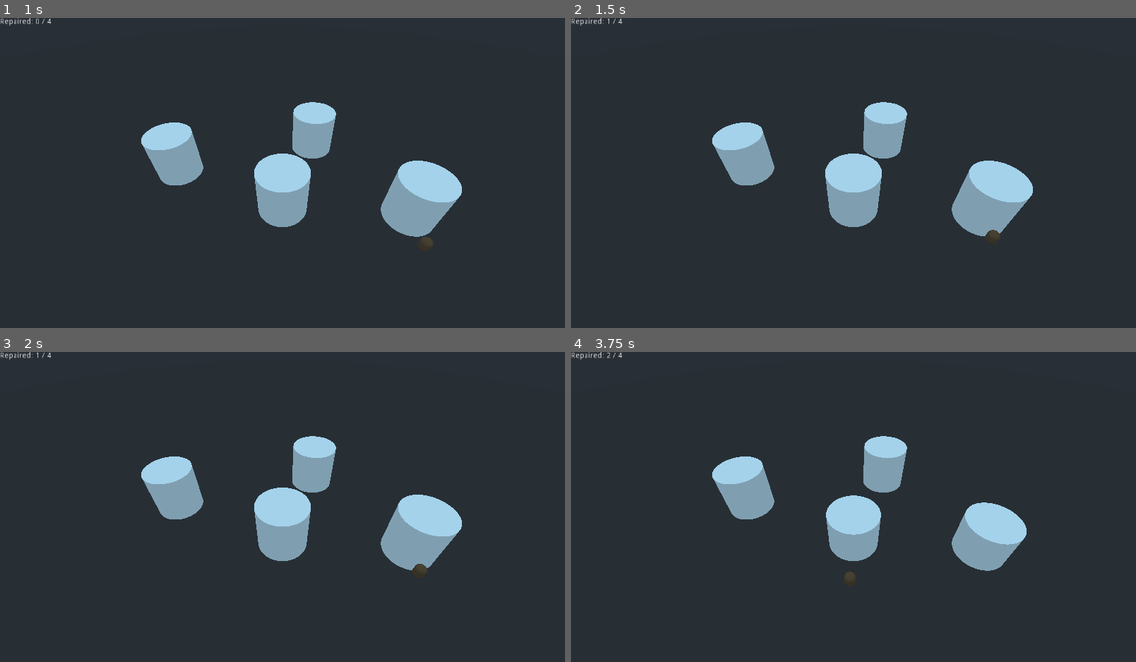
Above: before the commit, frames 1-4 (two rows, left to right).
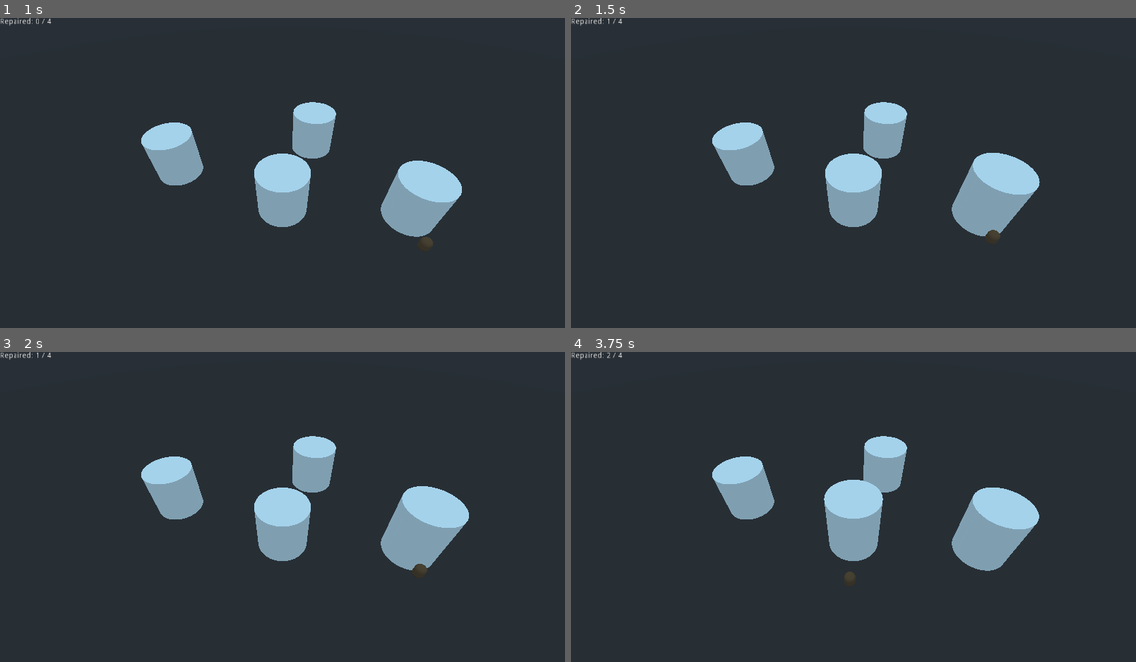
Above: after the commit, the same moments.

Repository: bmolyneaux/GGJ2020
Game: Godot game, scene res://Level/Jez Test Town.tscn
Two runs of this game, one before a commit and one after it. Both use one fixed random seed, a clock stepped at 60 frames per second and the inputs below. This scene is started directly instead of the project's main scene.
Inputs:
- Up to frame 1 (1 s): tap Enter at 0.5 s; hold W from 0.53 s (still down); tap Space at 0.6, 0.77 s
- Up to frame 2 (1.5 s): keep holding W; tap Space at 1.07, 1.35 s
- Up to frame 3 (2 s): keep holding W; tap Space at 1.52, 1.82 s
- Up to frame 4 (3.75 s): release W at 2.03 s; hold A 2.03-3.53 s; tap Space at 2.1, 2.85, 3.02, 3.32, 3.6 s; hold S from 3.53 s (still down)

Frame 1 is identical in both runs. In frame 2, 0.7% of the frame differs, in the area x 70-83%, y 43-71%; in frame 3, 0.8%; in frame 4, 2.4%, in the area x 44-83%, y 41-72%.

Commit message:
Repairables bop at different rates

Diff:
--- a/Repairable/Repairable.gd
+++ b/Repairable/Repairable.gd
@@ -1,11 +1,13 @@
 extends Spatial
 
-
-export(bool) var repaired = false
+export(bool) var repaired := false
+var repairTime : int
 
 func repair():
 	repaired = true
+	repairTime = OS.get_ticks_msec()
 
 func _process(delta):
 	if repaired:
-		scale.y = 1 + 0.2 * sin(TAU * OS.get_ticks_msec() / 1000)
+		var timeSinceRepair = OS.get_ticks_msec() - repairTime
+		scale.y = 1 + 0.2 * sin(TAU * timeSinceRepair / 700)
